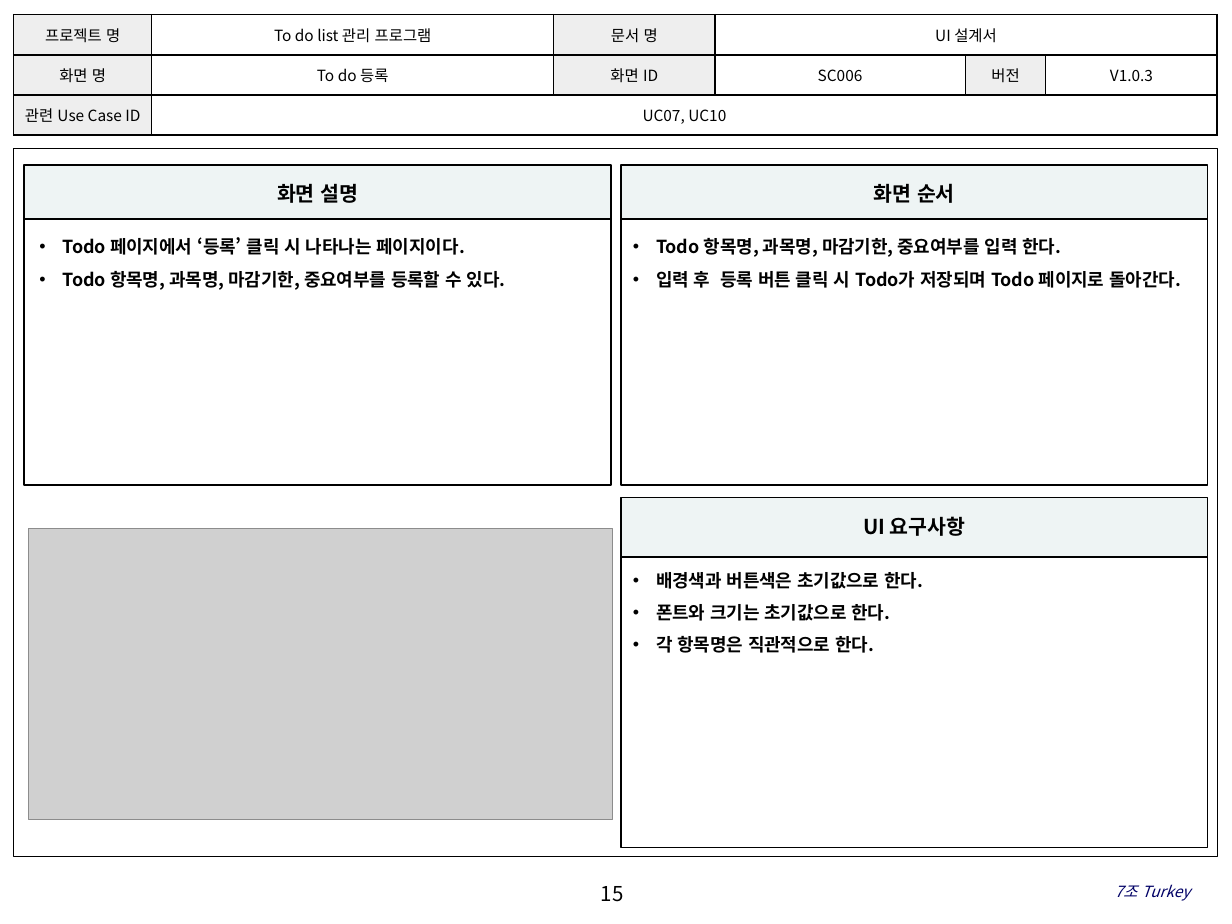
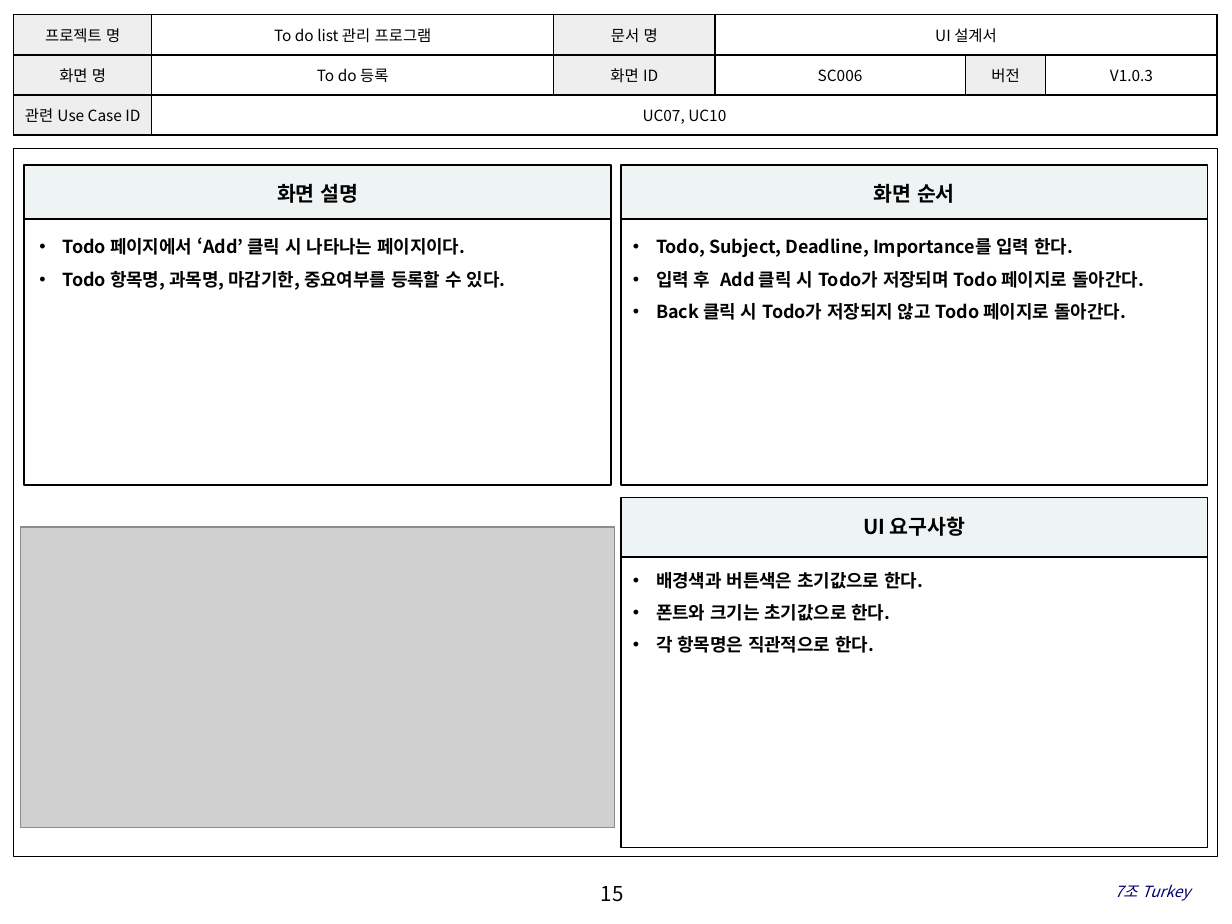
Before and after one commit to SE-admin/7, a slide deck: slide 15 of doc/3_ 설계서/UI Design.pptx. Drawn at 1232x924 pixels with LibreOffice and Linux fonts; fonts in the diff are those of the drawing; grey boxes stand for pictures; background and template pictures are left out. Boxes give left, top, right and bottom in pixels: in the first picture for what was removed or moved away, otherwise in the second. Text is boxed around its words. In the diff, an @@ line names an element or a change of style, - is before the commit and + after.

```diff
--- a/doc/3_ 설계서/UI Design.pptx
+++ b/doc/3_ 설계서/UI Design.pptx
@@ text at [63,237,465,255]: text changed @@
-• Todo 페이지에서 ‘등록’ 클릭 시 나타나는 페이지이다.
+• Todo 페이지에서 ‘Add’ 클릭 시 나타나는 페이지이다.
@@ text at [656,238,1144,320]: text changed @@
-• Todo 항목명, 과목명, 마감기한, 중요여부를 입력 한다.
-• 입력 후 등록 버튼 클릭 시 Todo가 저장되며 Todo 페이지로 돌아간다.
+• Todo, Subject, Deadline, Importance를 입력 한다.
+• 입력 후 Add 클릭 시 Todo가 저장되며 Todo 페이지로 돌아간다.
+• Back 클릭 시 Todo가 저장되지 않고 Todo 페이지로 돌아간다.
@@ picture: place and size @@
-picture at [28,529,612,819]
+picture at [21,527,615,828]
```
Also in this commit, not shown: 13 other slides changed.
